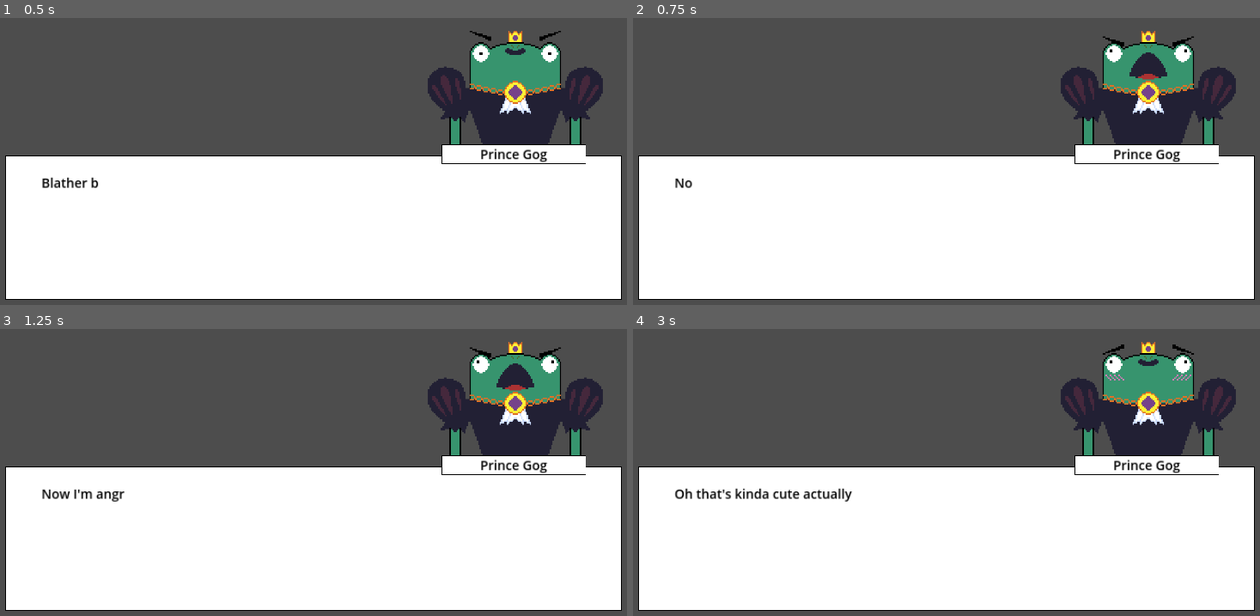
Above: before the commit, frames 1-4 (two rows, left to right).
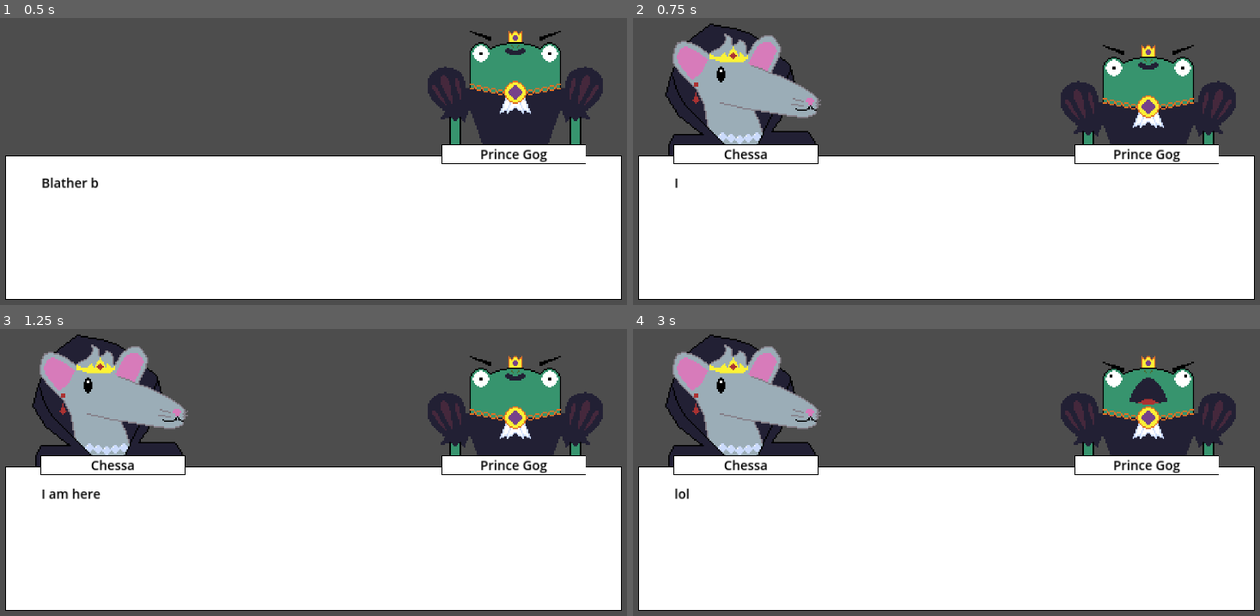
Above: after the commit, the same moments.

Repository: macpheedj/gmtk23
Game: Godot game, scene res://conversation.tscn
Two runs of this game, one before a commit and one after it. Both use one fixed random seed, a clock stepped at 60 frames per second and the inputs below. This scene is started directly instead of the project's main scene.
Inputs:
- Up to frame 1 (0.5 s): no input
- Up to frame 2 (0.75 s): tap Enter (text_advance) at 0.5, 0.6 s
- Up to frame 3 (1.25 s): no input
- Up to frame 4 (3 s): tap Enter (text_advance) at 1.35, 2.1, 2.85 s

Frame 1 is identical in both runs. In frame 2, 13% of the frame differs, in the area x 5-97%, y 1-60%; in frame 3, 14%; in frame 4, 14%, in the area x 5-97%, y 1-61%.

Commit message:
add prompts and responsees

Diff:
--- a/conversation.gd
+++ b/conversation.gd
@@ -2,46 +2,60 @@
 class_name Conversation
 
 
+var awaitingPrompt = false
 var speakers = []
+var shownPrompts = []
 var dialogueIndex = 0
 # TODO: read this from a json file or something
 var dialogues = [
 	{
 		"speaker": "Prince Gog",
 		"portrait": "gog_default",
-		"message": "Blather blather blather this is test dialogue don't read too much into it, no big deal I am after all a prince."
+		"message": "Blather blather blather"
+	},
+	{
+		"speaker": "Chessa",
+		"portrait": "chessa_default",
+		"message": "I am here"
 	},
 	{
 		"speaker": "Prince Gog",
 		"portrait": "gog_angry",
-		"message": "Now I'm angry!!!"
-	},
-	{
-		"speaker": "Prince Gog",
-		"portrait": "gog_blush",
-		"message": "Oh that's kinda cute actually"
+		"message": "blah blah blah",
+		"prompts": [
+			"Hello there",
+			"I didn't see you there",
+			"You are here, it seems"
+		],
+		"responses": [
+			{
+				"speaker": "Chessa",
+				"portrait": "chessa_default",
+				"message": "Why I never!",
+			},
+			{
+				"speaker": "Chessa",
+				"portrait": "chessa_default",
+				"message": "I like that",
+			},
+			{
+				"speaker": "Chessa",
+				"portrait": "chessa_default",
+				"message": "Fart butt fart butt",
+			},
+		]
 	},
 	{
 		"speaker": "Chessa",
 		"portrait": "chessa_default",
-		"message": "And I'm here too"
+		"message": "lol"
 	},
-	{
-		"speaker": "Prince Gogog",
-		"portrait": "gog_angry",
-		"message": "So am I don't forget about me!",
-		"prompts": [
-			"Hello there",
-			"I didn't see you there",
-			"You are there, it seems"
-		]
-	}
 ]
 
 
 func _ready():
 	countSpeakers()
-	displayNextMessage()
+	displayNextMessage(null)
 
 
 func countSpeakers():
@@ -53,12 +67,12 @@
 	return $Speech/BG/Text.visible_characters >= $Speech/BG/Text.text.length()
 
 
-func displayNextMessage():
-	var dialogue = dialogues[dialogueIndex]
+func displayNextMessage(overrideDialogue):
+	var dialogue = overrideDialogue if overrideDialogue else dialogues[dialogueIndex]
 	var portrait = load("res://assets/" + dialogue.portrait + ".png")
 
-	print("speaker name: " + dialogue.speaker)
-	print("index: " + str(speakers.find(dialogue.speaker)))
+	# print("speaker name: " + dialogue.speaker)
+	# print("index: " + str(speakers.find(dialogue.speaker)))
 
 	if speakers.find(dialogue.speaker) % 2 == 0:
 		$SpeakerPortraitR.set_texture(portrait)
@@ -69,7 +83,7 @@
 
 		if $SpeakerPortraitR.position.y != 390:
 			$SpeakerPortraitR.position.y = 390
-			$SpeakerPortraitL.position.y = 410
+			$SpeakerPortraitL.position.y = 430
 
 	else:
 		$SpeakerPortraitL.set_texture(portrait)
@@ -80,18 +94,24 @@
 
 		if $SpeakerPortraitL.position.y != 390:
 			$SpeakerPortraitL.position.y = 390
-			$SpeakerPortraitR.position.y = 410
+			$SpeakerPortraitR.position.y = 430
 
-	# if dialogue.prompts:
-	# 	displayPrompt(dialogue.prompts)
 
 	if $TypeTimer.is_stopped():
 		$TypeTimer.start()
 
+func togglePrompts():
+	for prompt in [$Prompt1, $Prompt2, $Prompt3]:
+		prompt.visible = not prompt.visible
+		prompt.disabled = not prompt.disabled
+
 
 func displayPrompt(prompts):
-
-	pass
+	shownPrompts.push_back(dialogueIndex) # save reference to prompt @ index so we dont double-show it
+	$Prompt1.text = prompts[0]
+	$Prompt2.text = prompts[1]
+	$Prompt3.text = prompts[2]
+	togglePrompts()
 
 
 func advanceMessage():
@@ -99,11 +119,11 @@
 		print("bzzt wrongo")
 	else:
 		dialogueIndex += 1
-		displayNextMessage()
+		displayNextMessage(null)
 
 
 func _process(_delta):
-	if Input.is_action_just_pressed("text_advance"):
+	if not awaitingPrompt and Input.is_action_just_pressed("text_advance"):
 		if isFinishedTyping():
 			advanceMessage()
 		else:
@@ -115,3 +135,25 @@
 		$Speech/BG/Text.visible_characters += 1
 	else:
 		$TypeTimer.stop()
+		if dialogues[dialogueIndex].has("prompts") and shownPrompts.find(dialogueIndex) == -1:
+			awaitingPrompt = true
+			displayPrompt(dialogues[dialogueIndex].prompts)
+
+
+# TODO: update state if callback represents correct answer linking prince + princess
+func _on_prompt_1_pressed():
+	awaitingPrompt = false
+	togglePrompts()
+	displayNextMessage(dialogues[dialogueIndex].responses[0])
+
+
+func _on_prompt_2_pressed():
+	awaitingPrompt = false
+	togglePrompts()
+	displayNextMessage(dialogues[dialogueIndex].responses[1])
+
+
+func _on_prompt_3_pressed():
+	awaitingPrompt = false
+	togglePrompts()
+	displayNextMessage(dialogues[dialogueIndex].responses[2])
--- a/conversation.tscn
+++ b/conversation.tscn
@@ -6,10 +6,10 @@
 script = ExtResource("1_mfhgd")
 
 [node name="SpeakerPortraitR" type="Sprite2D" parent="."]
-position = Vector2(1524, 410)
+position = Vector2(1524, 430)
 
 [node name="SpeakerPortraitL" type="Sprite2D" parent="."]
-position = Vector2(406, 410)
+position = Vector2(406, 430)
 
 [node name="Speech" type="ColorRect" parent="."]
 offset_left = 98.0
@@ -32,90 +32,6 @@
 offset_top = 50.0
 offset_right = 1620.0
 offset_bottom = 350.0
-theme_override_colors/default_color = Color(0, 0, 0, 1)
-theme_override_font_sizes/normal_font_size = 36
-text = "test dialogue"
-visible_characters = 0
-visible_ratio = 0.0
-
-[node name="Prompt1" type="ColorRect" parent="."]
-visible = false
-offset_left = 460.0
-offset_top = 150.0
-offset_right = 1460.0
-offset_bottom = 225.0
-color = Color(0, 0, 0, 1)
-metadata/_edit_group_ = true
-
-[node name="BG" type="ColorRect" parent="Prompt1"]
-layout_mode = 0
-offset_left = 2.0
-offset_top = 2.0
-offset_right = 998.0
-offset_bottom = 73.0
-
-[node name="Prompt" type="RichTextLabel" parent="Prompt1/BG"]
-layout_mode = 0
-offset_left = 52.0
-offset_top = 5.0
-offset_right = 948.0
-offset_bottom = 66.0
-theme_override_colors/default_color = Color(0, 0, 0, 1)
-theme_override_font_sizes/normal_font_size = 36
-text = "test dialogue"
-visible_characters = 0
-visible_ratio = 0.0
-
-[node name="Prompt2" type="ColorRect" parent="."]
-visible = false
-offset_left = 460.0
-offset_top = 300.0
-offset_right = 1460.0
-offset_bottom = 375.0
-color = Color(0, 0, 0, 1)
-metadata/_edit_group_ = true
-
-[node name="BG" type="ColorRect" parent="Prompt2"]
-layout_mode = 0
-offset_left = 2.0
-offset_top = 2.0
-offset_right = 998.0
-offset_bottom = 73.0
-
-[node name="Prompt" type="RichTextLabel" parent="Prompt2/BG"]
-layout_mode = 0
-offset_left = 52.0
-offset_top = 5.0
-offset_right = 948.0
-offset_bottom = 66.0
-theme_override_colors/default_color = Color(0, 0, 0, 1)
-theme_override_font_sizes/normal_font_size = 36
-text = "test dialogue"
-visible_characters = 0
-visible_ratio = 0.0
-
-[node name="Prompt3" type="ColorRect" parent="."]
-visible = false
-offset_left = 460.0
-offset_top = 450.0
-offset_right = 1460.0
-offset_bottom = 525.0
-color = Color(0, 0, 0, 1)
-metadata/_edit_group_ = true
-
-[node name="BG" type="ColorRect" parent="Prompt3"]
-layout_mode = 0
-offset_left = 2.0
-offset_top = 2.0
-offset_right = 998.0
-offset_bottom = 73.0
-
-[node name="Prompt" type="RichTextLabel" parent="Prompt3/BG"]
-layout_mode = 0
-offset_left = 52.0
-offset_top = 5.0
-offset_right = 948.0
-offset_bottom = 66.0
 theme_override_colors/default_color = Color(0, 0, 0, 1)
 theme_override_font_sizes/normal_font_size = 36
 text = "test dialogue"
@@ -173,4 +89,34 @@
 [node name="TypeTimer" type="Timer" parent="."]
 wait_time = 0.05
 
+[node name="Prompt1" type="Button" parent="."]
+visible = false
+offset_left = 460.0
+offset_top = 150.0
+offset_right = 1460.0
+offset_bottom = 225.0
+theme_override_font_sizes/font_size = 36
+disabled = true
+
+[node name="Prompt2" type="Button" parent="."]
+visible = false
+offset_left = 460.0
+offset_top = 300.0
+offset_right = 1460.0
+offset_bottom = 375.0
+theme_override_font_sizes/font_size = 36
+disabled = true
+
+[node name="Prompt3" type="Button" parent="."]
+visible = false
+offset_left = 460.0
+offset_top = 450.0
+offset_right = 1460.0
+offset_bottom = 525.0
+theme_override_font_sizes/font_size = 36
+disabled = true
+
 [connection signal="timeout" from="TypeTimer" to="." method="_on_type_timer_timeout"]
+[connection signal="pressed" from="Prompt1" to="." method="_on_prompt_1_pressed"]
+[connection signal="pressed" from="Prompt2" to="." method="_on_prompt_2_pressed"]
+[connection signal="pressed" from="Prompt3" to="." method="_on_prompt_3_pressed"]
